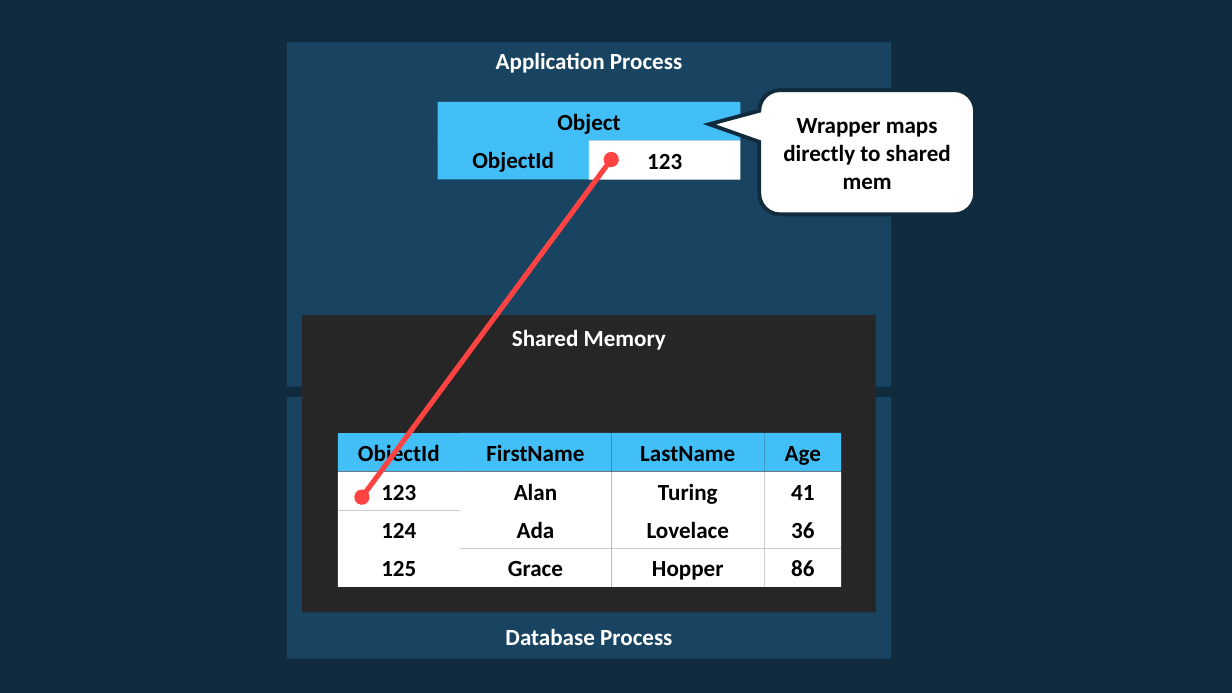
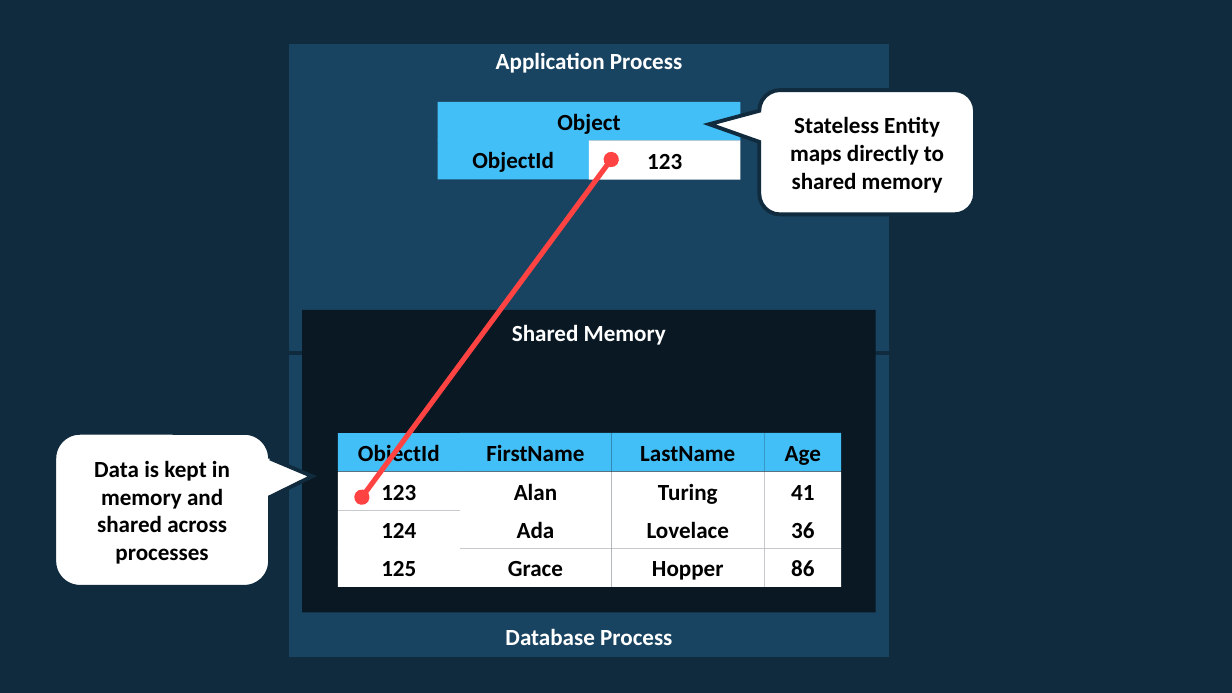
Before and after one commit to rogeralsing/Presentations, a slide deck: slide 14 of Starcounter/usa.pptx (slide 11 before the commit). Drawn at 1232x693 pixels with LibreOffice and Linux fonts; fonts in the diff are those of the drawing. Boxes give left, top, right and bottom in pixels: in the first picture for what was removed or moved away, otherwise in the second. Text is boxed around its words. In the diff, an @@ line names an element or a change of style, - is before the commit and + after.

```diff
--- a/Starcounter/usa.pptx
+++ b/Starcounter/usa.pptx
@@ rectangle "Application Process": place and size @@
-rectangle "Application Process" at bbox=[287, 43, 891, 387]
+rectangle "Application Process" at bbox=[287, 43, 891, 353]
@@ rectangle "Application Process" at bbox=[287, 43, 891, 353]: outline none to #102B3E 3 pt @@
@@ text in rounded speech box at bbox=[790, 116, 944, 193]: text changed @@
-Wrapper maps directly to shared mem
+Stateless Entity maps directly to shared memory
@@ rectangle "Shared Memory": place and size @@
-rectangle "Shared Memory" at bbox=[302, 315, 876, 613]
+rectangle "Shared Memory" at bbox=[302, 310, 876, 612]
@@ rectangle "Shared Memory" at bbox=[302, 310, 876, 612]: fill #262626 to #091823 @@
@@ rectangle "Database Process" at bbox=[287, 353, 891, 659]: outline none to #102B3E 3 pt @@
@@ rectangle "Database Process": place and size @@
-rectangle "Database Process" at bbox=[287, 397, 891, 659]
+rectangle "Database Process" at bbox=[287, 353, 891, 659]
@@ rounded speech box added at bbox=[55, 433, 271, 587], fill #FFFFFF, outline #102B3E 3 pt, 18 pt, text #000000, bold @@
+Data is kept in memory and shared across processes
```
Also in this commit, not shown: 10 other slides changed, 7 slides added, 1 slide removed.
